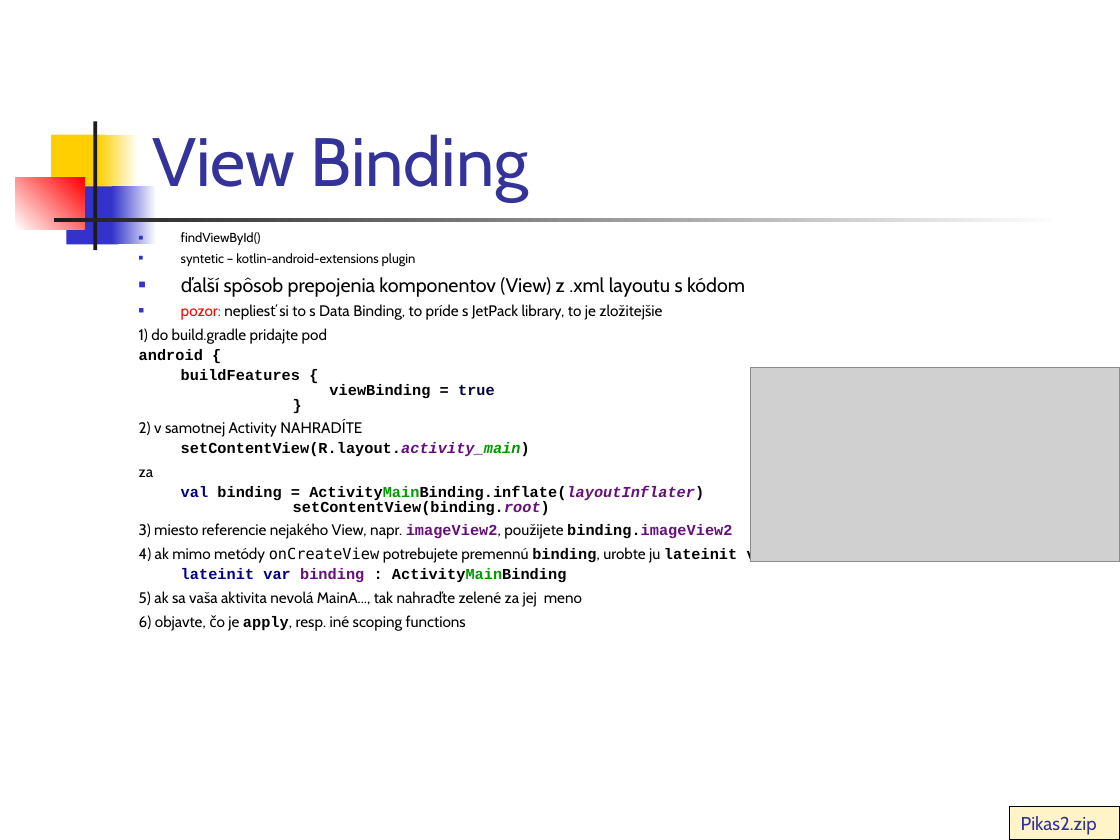
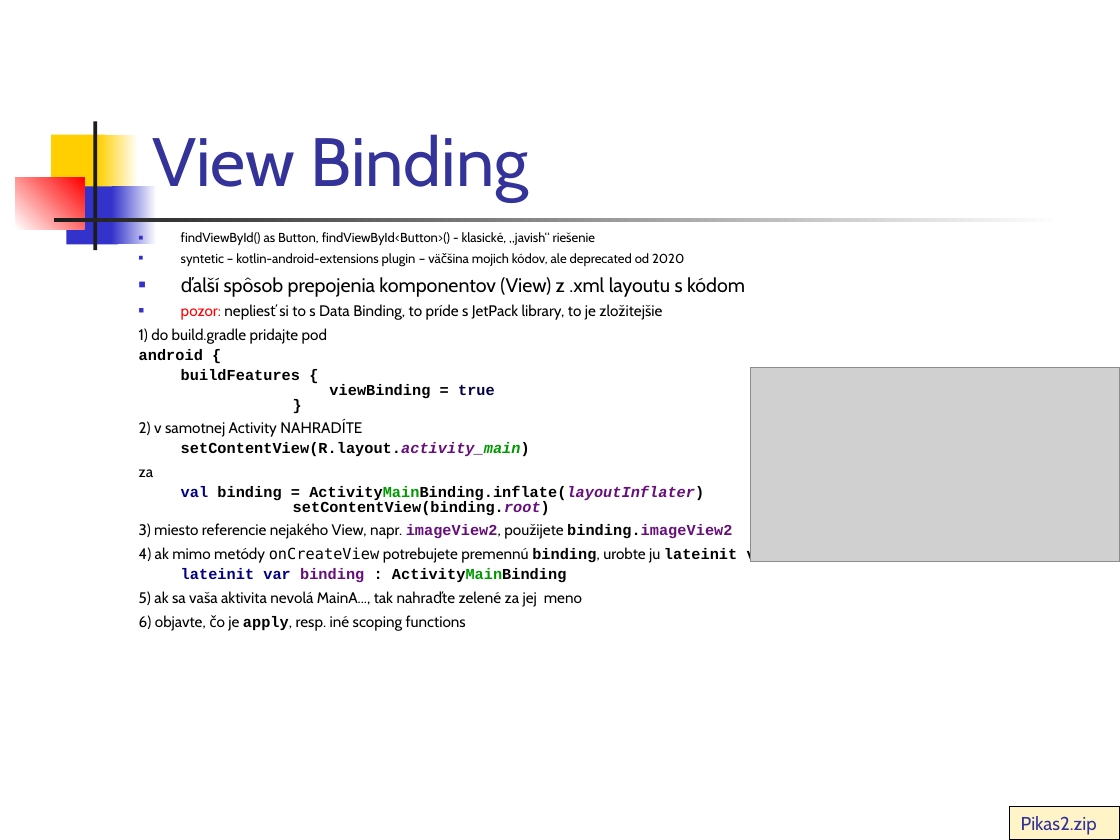
Before and after one commit to vmandro/Prednasky, a slide deck: slide 6 of 03/03_Android.ppt. Drawn at 1120x840 pixels with LibreOffice and Linux fonts; fonts in the diff are those of the drawing; grey boxes stand for pictures. Boxes give left, top, right and bottom in pixels: in the first picture for what was removed or moved away, otherwise in the second. Text is boxed around its words. In the diff, an @@ line names an element or a change of style, - is before the commit and + after.

```diff
--- a/03/03_Android.ppt
+++ b/03/03_Android.ppt
@@ text at bbox=[181, 232, 684, 266]: text changed @@
-■ findViewById()
-■ syntetic – kotlin-android-extensions plugin
+■ findViewById() as Button, findViewById<Button>() - klasické, „javish“ riešenie
+■ syntetic – kotlin-android-extensions plugin – väčšina mojich kódov, ale deprecated od 2020
```
Also in this commit, not shown: 15 other slides changed, 4 slides added, 1 other file.
